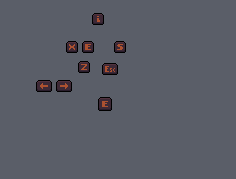
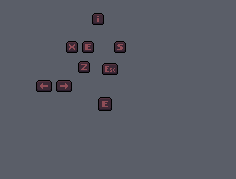
Layered file, before and after one edit (236 × 179). Changes by layer:
painted on "KeyboardE.png" over [85, 44, 91, 50]
painted on "KeyboardEscape.png" over [105, 66, 115, 72]
painted on "KeyboardI.png" over [97, 16, 100, 22]
painted on "KeyboardS.png" over [117, 44, 123, 50]
painted on "KeyboardX.png" over [69, 44, 75, 50]
painted on "KeyboardZ.png" over [81, 64, 87, 70]
painted on "KeyboardInteract.png" over [102, 101, 108, 107]
painted on "KeyboardNextTab.png" over [60, 83, 68, 89]
painted on "KeyboardPreviousTab.png" over [40, 83, 48, 89]
